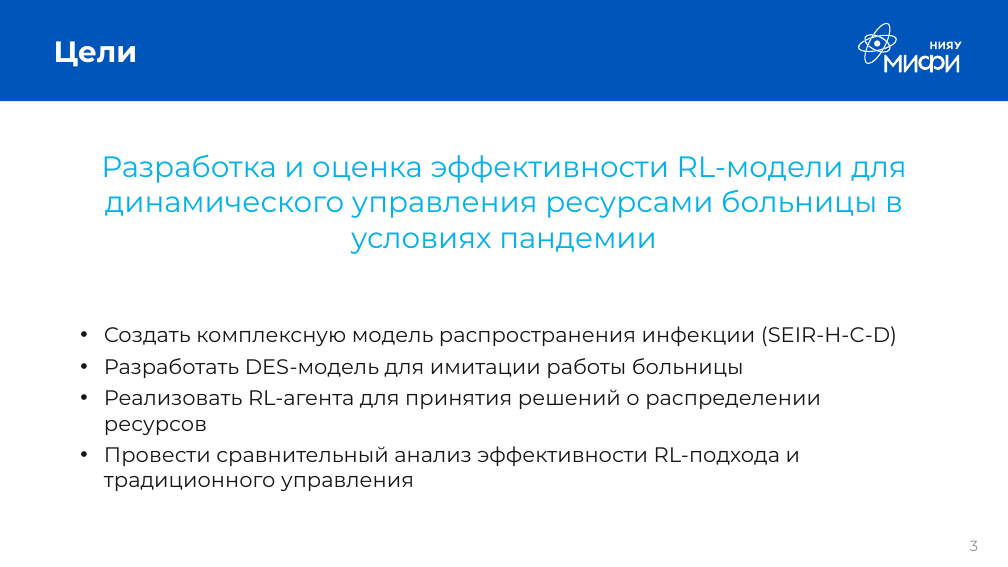
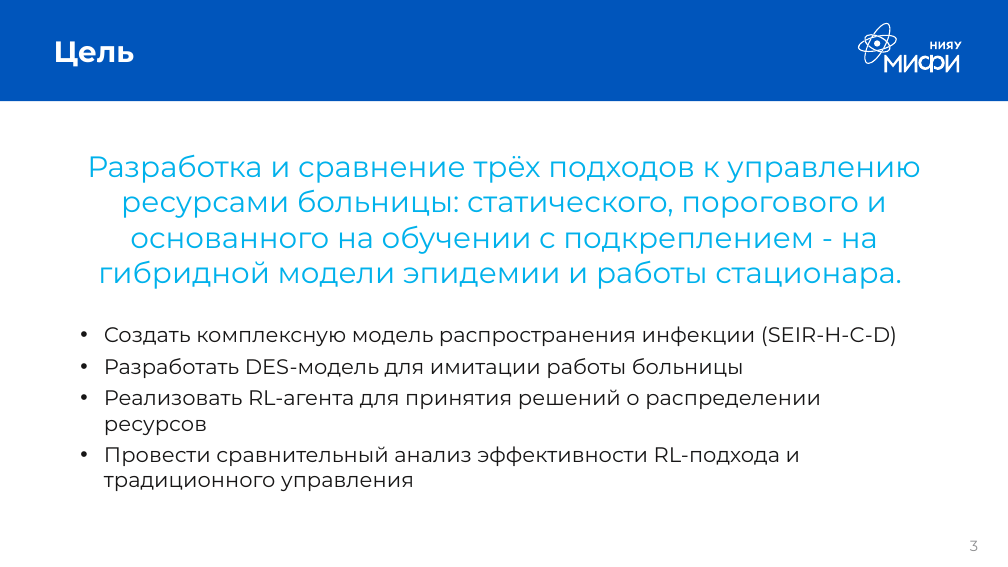
Before and after one commit to GeorgyNikolaev/Hospital-management, a slide deck: slide 3 of preza.pptx. Drawn at 1008x567 pixels with LibreOffice and Linux fonts; fonts in the diff are those of the drawing. Boxes give left, top, right and bottom in pixels: in the first picture for what was removed or moved away, otherwise in the second. Text is boxed around its words. In the diff, an @@ line names an element or a change of style, - is before the commit and + after.

```diff
--- a/preza.pptx
+++ b/preza.pptx
@@ title at [54,41,135,67]: text changed @@
-Цели
+Цель
@@ text at [87,154,920,289]: text changed @@
-Разработка и оценка эффективности RL-модели для динамического управления ресурсами больницы в условиях пандемии
+Разработка и сравнение трёх подходов к управлению ресурсами больницы: статического, порогового и основанного на обучении с подкреплением - на гибридной модели эпидемии и работы стационара.
```
Also in this commit, not shown: 2 other slides changed, 28 other files.
